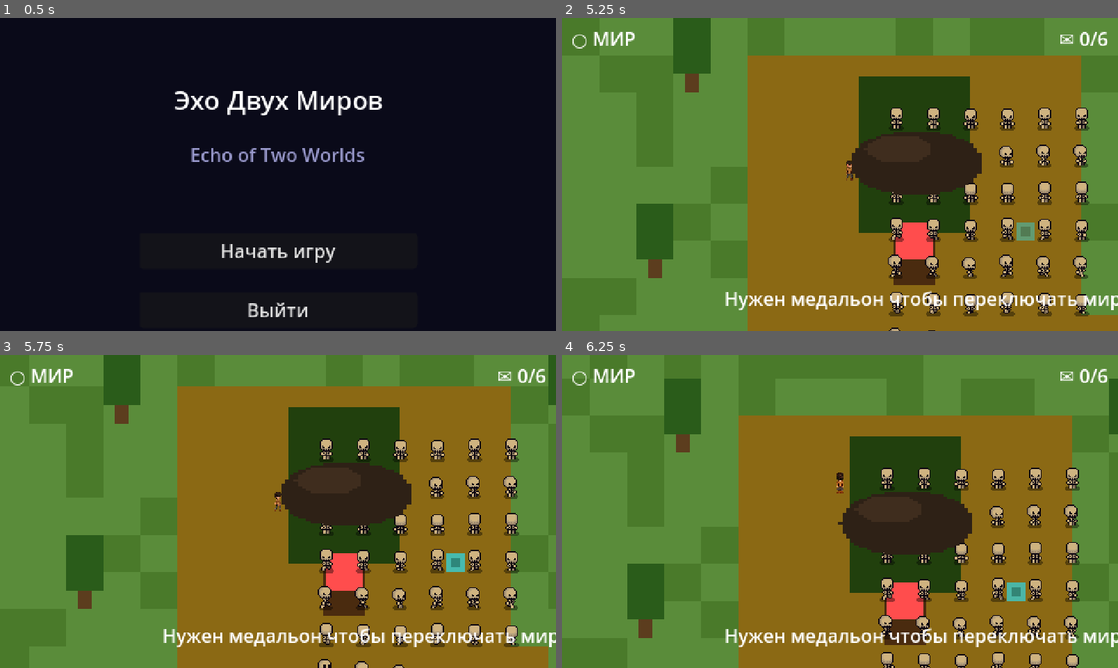
Above: before the commit, frames 1-4 (two rows, left to right).
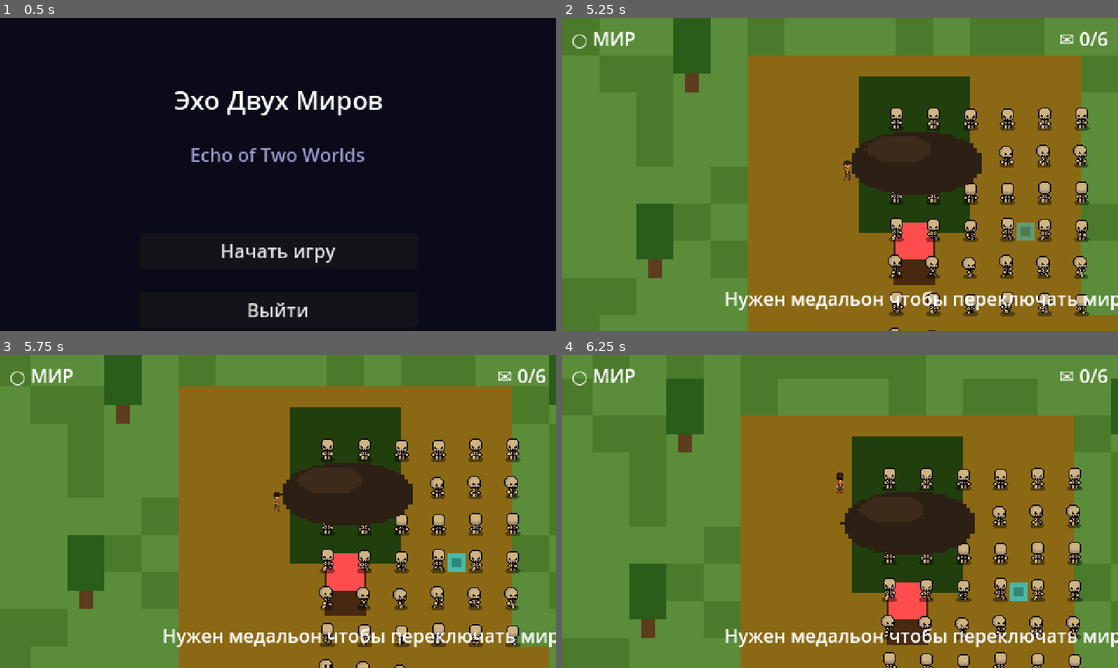
Above: after the commit, the same moments.

Repository: shyzic/echo
Game: Godot game, scene res://scenes/Main.tscn
Two runs of this game, one before a commit and one after it. Both use one fixed random seed, a clock stepped at 60 frames per second and the inputs below.
Inputs:
- Up to frame 1 (0.5 s): no input
- Up to frame 2 (5.25 s): click "Начать игру" at 0.5 s; hold E (interact) 1.28-2.03 s; hold W (move_up) 1.28-2.78 s; tap Space (ping) at 2.1 s; hold Q (shift_reality) 2.78-3.53 s; hold A (move_left) 2.78-4.28 s; tap E (interact) at 3.6 s; hold S (move_down) 4.28-5.03 s; hold Space (ping) 4.28-5.03 s; hold D (move_right) from 5.03 s (still down); tap Q (shift_reality) at 5.1 s
- Up to frame 3 (5.75 s): keep holding D (move_right)
- Up to frame 4 (6.25 s): release D (move_right) at 5.78 s; hold W (move_up) from 5.78 s (still down); hold E (interact) from 5.78 s (still down)

Frame 1 is identical in both runs. In frame 2, less than 0.1% of the frame differs, in the area x 50-53%, y 45-52%; in frame 3, 3.6%; in frame 4, 4.6%, in the area x 11-99%, y 7-100%.

Commit message:
fix: player visible inside house, door-only entry
- House.tscn: 5-sided collision (TopWall + LeftWall + RightWall + BotLeft + BotRight)
  with 26px door gap at south center — player can ONLY enter/exit through the door
- Interior node z_index removed (now 0) — y_sort handles depth naturally
- House.gd: sets player z_index=2 on enter (above floor) / resets to 0 on exit
- DoorMarker sprite added so door opening is visually hinted
- Trigger covers full interior area so entry is detected reliably

Diff:
--- a/scenes/entities/House.tscn
+++ b/scenes/entities/House.tscn
@@ -1,59 +1,91 @@
-[gd_scene load_steps=7 format=3 uid="uid://c00000000102"]
+[gd_scene load_steps=12 format=3 uid="uid://c00000000102"]
 
 [ext_resource type="Script" path="res://scripts/entities/House.gd" id="1_house"]
 [ext_resource type="Texture2D" path="res://assets/sprites/tree_placeholder.png" id="2_wall"]
 [ext_resource type="Texture2D" path="res://assets/sprites/stone_placeholder.png" id="3_roof"]
 
-[sub_resource type="RectangleShape2D" id="RectangleShape2D_trigger"]
-size = Vector2(60, 52)
+[sub_resource type="RectangleShape2D" id="Trigger"]
+size = Vector2(84, 78)
 
-[sub_resource type="RectangleShape2D" id="RectangleShape2D_wall_l"]
-size = Vector2(8, 64)
+[sub_resource type="RectangleShape2D" id="WallTop"]
+size = Vector2(100, 6)
 
-[sub_resource type="RectangleShape2D" id="RectangleShape2D_wall_r"]
-size = Vector2(8, 64)
+[sub_resource type="RectangleShape2D" id="WallLeft"]
+size = Vector2(6, 84)
+
+[sub_resource type="RectangleShape2D" id="WallRight"]
+size = Vector2(6, 84)
+
+[sub_resource type="RectangleShape2D" id="WallBotL"]
+size = Vector2(34, 6)
+
+[sub_resource type="RectangleShape2D" id="WallBotR"]
+size = Vector2(34, 6)
 
 [node name="House" type="Node2D"]
 script = ExtResource("1_house")
 
 [node name="Exterior" type="Sprite2D" parent="."]
-modulate = Color(0.80, 0.70, 0.52, 1.0)
+modulate = Color(0.78, 0.68, 0.50, 1.0)
 texture = ExtResource("2_wall")
 position = Vector2(0, -52)
 scale = Vector2(3.0, 2.8)
 
 [node name="Roof" type="Sprite2D" parent="."]
-modulate = Color(0.42, 0.30, 0.20, 1.0)
+modulate = Color(0.40, 0.28, 0.18, 1.0)
 texture = ExtResource("3_roof")
 position = Vector2(0, -72)
 scale = Vector2(3.6, 2.0)
 z_index = 3
 
 [node name="Interior" type="Node2D" parent="."]
-z_index = 1
 
 [node name="Floor" type="Sprite2D" parent="Interior"]
-modulate = Color(0.62, 0.52, 0.38, 1.0)
+modulate = Color(0.60, 0.50, 0.36, 1.0)
 texture = ExtResource("2_wall")
-position = Vector2(0, -44)
-scale = Vector2(2.6, 2.2)
+position = Vector2(0, -52)
+scale = Vector2(2.5, 2.5)
 
-[node name="WallLeft" type="StaticBody2D" parent="."]
-position = Vector2(-44, -44)
+[node name="DoorMarker" type="Sprite2D" parent="."]
+modulate = Color(0.30, 0.20, 0.10, 1.0)
+texture = ExtResource("3_roof")
+position = Vector2(0, -9)
+scale = Vector2(0.85, 0.25)
 
-[node name="CollisionShape2D" type="CollisionShape2D" parent="WallLeft"]
-shape = SubResource("RectangleShape2D_wall_l")
+[node name="WallCollisionTop" type="StaticBody2D" parent="."]
+position = Vector2(0, -95)
 
-[node name="WallRight" type="StaticBody2D" parent="."]
-position = Vector2(44, -44)
+[node name="CollisionShape2D" type="CollisionShape2D" parent="WallCollisionTop"]
+shape = SubResource("WallTop")
 
-[node name="CollisionShape2D" type="CollisionShape2D" parent="WallRight"]
-shape = SubResource("RectangleShape2D_wall_r")
+[node name="WallCollisionLeft" type="StaticBody2D" parent="."]
+position = Vector2(-47, -53)
+
+[node name="CollisionShape2D" type="CollisionShape2D" parent="WallCollisionLeft"]
+shape = SubResource("WallLeft")
+
+[node name="WallCollisionRight" type="StaticBody2D" parent="."]
+position = Vector2(47, -53)
+
+[node name="CollisionShape2D" type="CollisionShape2D" parent="WallCollisionRight"]
+shape = SubResource("WallRight")
+
+[node name="WallCollisionBotLeft" type="StaticBody2D" parent="."]
+position = Vector2(-30, -9)
+
+[node name="CollisionShape2D" type="CollisionShape2D" parent="WallCollisionBotLeft"]
+shape = SubResource("WallBotL")
+
+[node name="WallCollisionBotRight" type="StaticBody2D" parent="."]
+position = Vector2(30, -9)
+
+[node name="CollisionShape2D" type="CollisionShape2D" parent="WallCollisionBotRight"]
+shape = SubResource("WallBotR")
 
 [node name="InteriorTrigger" type="Area2D" parent="."]
 monitoring = true
 monitorable = false
 
 [node name="CollisionShape2D" type="CollisionShape2D" parent="InteriorTrigger"]
-position = Vector2(0, -44)
-shape = SubResource("RectangleShape2D_trigger")
+position = Vector2(0, -52)
+shape = SubResource("Trigger")
--- a/scripts/entities/House.gd
+++ b/scripts/entities/House.gd
@@ -2,9 +2,9 @@
 
 @export var entity_id: String = ""
 
-@onready var roof: Sprite2D     = $Roof
-@onready var interior: Node2D   = $Interior
-@onready var trigger: Area2D    = $InteriorTrigger
+@onready var roof: Sprite2D    = $Roof
+@onready var interior: Node2D  = $Interior
+@onready var trigger: Area2D   = $InteriorTrigger
 
 func _ready() -> void:
 	interior.visible = false
@@ -13,18 +13,23 @@
 
 func _on_body_entered(body: Node2D) -> void:
 	if body.is_in_group("player"):
-		_enter_house()
+		_enter_house(body)
 
 func _on_body_exited(body: Node2D) -> void:
 	if body.is_in_group("player"):
-		_exit_house()
+		_exit_house(body)
 
-func _enter_house() -> void:
+func _enter_house(player: Node2D) -> void:
 	interior.visible = true
+	# Raise player above the floor (Interior z=0, player raised to z=2).
+	# The roof (z=3) still covers everything; it fades below.
+	player.z_index = 2
 	var tw := create_tween()
 	tw.tween_property(roof, "modulate:a", 0.0, 0.35)
 
-func _exit_house() -> void:
+func _exit_house(player: Node2D) -> void:
+	# Restore normal z so Y-sort works correctly in the open world
+	player.z_index = 0
 	var tw := create_tween()
 	tw.tween_property(roof, "modulate:a", 1.0, 0.35)
 	await tw.finished
